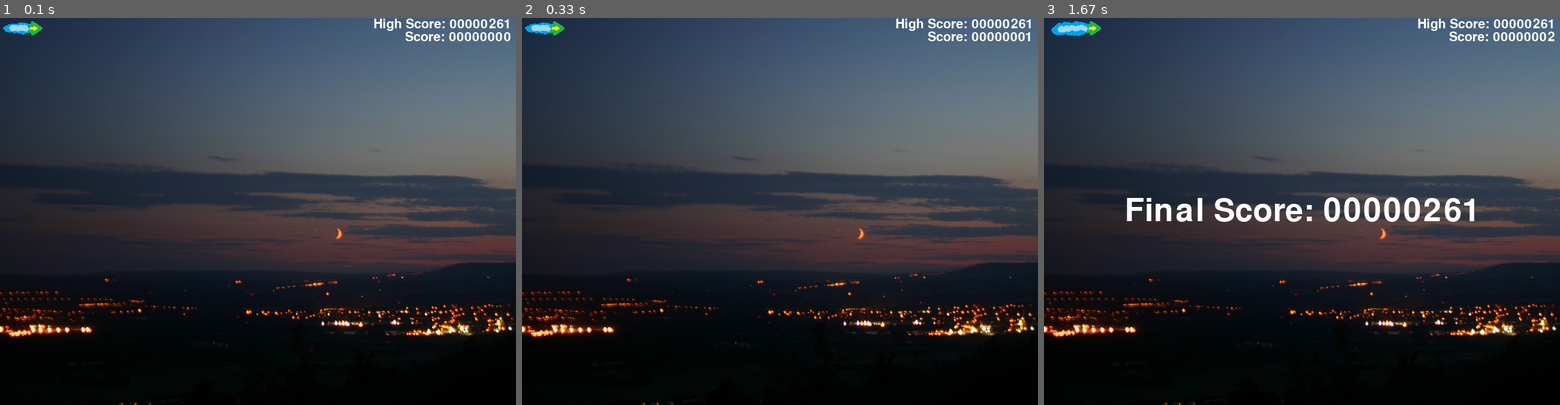
Above: before the commit, frames 1-3 (left to right).
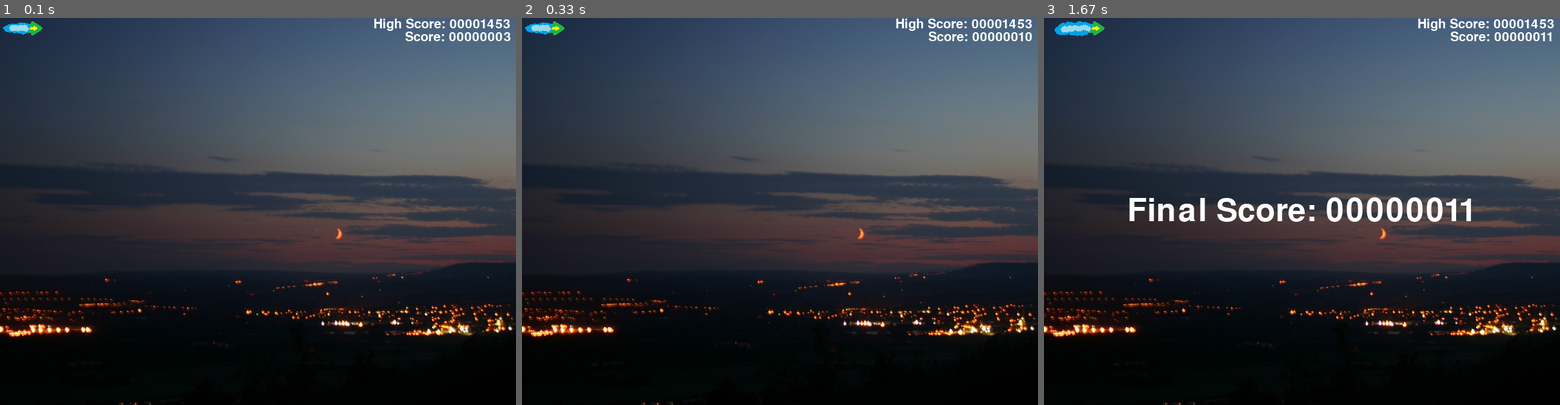
Above: after the commit, the same moments.

Repository: dannyramasawmy/SillyPyGame
Game: pygame game, started from main.py
Two runs of this game, one before a commit and one after it. Both use one fixed random seed, a clock stepped at 60 frames per second and the inputs below.
Inputs:
- Up to frame 1 (0.1 s): no input
- Up to frame 2 (0.33 s): no input
- Up to frame 3 (1.67 s): hold Esc 0.33-0.8 s; hold Right 0.33-0.8 s

The runs differ from the first frame. In frame 1, 0.1% of the frame differs, in the area x 93-99%, y 0-6%; in frame 2, 0.3%; in frame 3, 2.3%, in the area x 1-99%, y 0-53%.

Commit message:
Difficulty increases with score.

Diff:
--- a/Enemy.py
+++ b/Enemy.py
@@ -5,19 +5,29 @@
 # Define the enemy object by extending pygame.sprite.Sprite
 # The surface you draw on the screen is now an attribute of 'enemy'
 class Enemy(pygame.sprite.Sprite):
-    def __init__(self):
+    def __init__(self, lowspeed=5,highspeed=10,playerPosition=SCREEN_HEIGHT/2):
         super(Enemy, self).__init__()
         self.surf = pygame.image.load("images/enemy.png").convert()
         self.surf.set_colorkey((255, 255, 255), RLEACCEL)
         # self.surf = pygame.Surface((20, 10))
         # self.surf.fill((255, 255, 255))
+
+        # check player position
+        bot = playerPosition - 300
+        top = playerPosition + 300
+        if bot < 0:
+            bot = 0;
+        if top > SCREEN_HEIGHT:
+            top = SCREEN_HEIGHT
+
         self.rect = self.surf.get_rect(
             center=(
                 random.randint(SCREEN_WIDTH + 20, SCREEN_WIDTH + 100),
-                random.randint(0, SCREEN_HEIGHT),
+                random.randint(bot, top),
             )
+
         )
-        self.speed = random.randint(5, 20)
+        self.speed = random.randint(lowspeed, highspeed)
 
     # Move the sprite based on speed
     # Remove the sprite when it passes the left edge of the screen
--- a/Player.py
+++ b/Player.py
@@ -12,6 +12,9 @@
         # self.surf.fill((255, 255, 255))
         self.rect = self.surf.get_rect()
 
+        # make a speed (for quick game tuning)
+        self.speed = 10
+
     # Move the sprite based on user keypresses
     def update(self, pressed_keys):
         '''Update object suraface every key press.'''
@@ -23,7 +26,7 @@
         # on key up
         if pressed_keys[K_UP]:
             # move the rectangle
-            self.rect.move_ip(0, -5)
+            self.rect.move_ip(0, -self.speed)
             # change the sprite
             self.surf = pygame.image.load("images/playerUp.png").convert()
             self.surf.set_colorkey((255, 255, 255), RLEACCEL)
@@ -31,20 +34,20 @@
             move_up_sound.play()
         # on key down
         if pressed_keys[K_DOWN]:
-            self.rect.move_ip(0, 5)
+            self.rect.move_ip(0, self.speed)
             self.surf = pygame.image.load("images/playerDown.png").convert()
             self.surf.set_colorkey((255, 255, 255), RLEACCEL)
             move_down_sound.play()
         # on key left
         if pressed_keys[K_LEFT]:
-            self.rect.move_ip(-5, 0)
+            self.rect.move_ip(-self.speed, 0)
             self.surf = pygame.image.load("images/playerLeft.png").convert()
             self.surf.set_colorkey((255, 255, 255), RLEACCEL)
             move_left_sound.play()
 
         # on key right
         if pressed_keys[K_RIGHT]:
-            self.rect.move_ip(5, 0)
+            self.rect.move_ip(self.speed, 0)
             self.surf = pygame.image.load("images/playerRight.png").convert()
             self.surf.set_colorkey((255, 255, 255), RLEACCEL)
             move_right_sound.play()
--- a/main.py
+++ b/main.py
@@ -39,7 +39,7 @@
 
 # Create a custom event for adding a new enemy
 ADDENEMY = pygame.USEREVENT + 1
-pygame.time.set_timer(ADDENEMY, 550)
+pygame.time.set_timer(ADDENEMY, 500)
 # Create a custom event for adding a new cloud
 ADDCLOUD = pygame.USEREVENT + 2
 pygame.time.set_timer(ADDCLOUD, 1000)
@@ -61,6 +61,7 @@
 
 # Score
 scoreCounter = 0
+scoreAdder = 1 # for debugging [0.2]
 
 # # get highest score
 with open('score.txt', 'r') as f:
@@ -72,11 +73,12 @@
 pygame.mixer.music.load("sounds/BackingTrack.mp3")
 pygame.mixer.music.play(loops=-1)
 
+
 # Main loop
 while running:
 
     # increase score
-    scoreCounter = scoreCounter + 0.2
+    scoreCounter = scoreCounter + scoreAdder
     # if the high score is beaten reassign
     if scoreCounter > highScore:
         highScore = int(scoreCounter)
@@ -90,14 +92,24 @@
             if event.key == K_ESCAPE:
                 running = False
 
+            # DEBUG key
+            if event.key == K_0:
+                # enter a debug point
+                print('DEBUG')
+
         # Did the user click the window close button? If so, stop the loop.
         elif event.type == QUIT:
             running = False
 
         # Add a new enemy?
         elif event.type == ADDENEMY:
+            # scale velocities with score
+            ls = 0
+            hs = 10 + scoreCounter//50
+            pp = player.rect.centery;
+
             # Create the new enemy and add it to sprite groups
-            new_enemy = Enemy()
+            new_enemy = Enemy(ls, hs, pp)
             enemies.add(new_enemy)
             all_sprites.add(new_enemy)
 
@@ -171,19 +183,16 @@
     # Ensure program maintains a rate of 30 frames per second
     clock.tick(30)
 
-# All done! Stop and quit the mixer.
-
-pygame.mixer.quit()
+
 
 # write file
 data = {'highscore':str(highScore)}
 with open('score.txt', 'w') as f:
     f.write(json.dumps(data))
 
-
 # # # print final score
 font = pygame.font.Font('freesansbold.ttf', 50)
-textFinalScore = font.render('Final Score: {:0>8d}'.format(int(highScore)), True, white)
+textFinalScore = font.render('Final Score: {:0>8d}'.format(int(scoreCounter)), True, white)
 textFRect = textFinalScore.get_rect()
 textFRect.center = (SCREEN_WIDTH//2, SCREEN_HEIGHT//2)
 screen.blit(textFinalScore, textFRect)
@@ -191,8 +200,10 @@
 pygame.display.flip()
 sleep(5)
 
-# stop the game
+# All done! Stop and quit the mixer.
 pygame.mixer.music.stop()
+pygame.mixer.quit()
+
 
 # Done! Time to quit.
 pygame.quit()
--- a/score.txt
+++ b/score.txt
@@ -1 +1 @@
-{"highscore": "261"}
+{"highscore": "1453"}
--- a/utils.py
+++ b/utils.py
@@ -12,6 +12,7 @@
     K_ESCAPE,
     KEYDOWN,
     QUIT,
+    K_0,
 )
 
 # Define constants for the screen width and height
